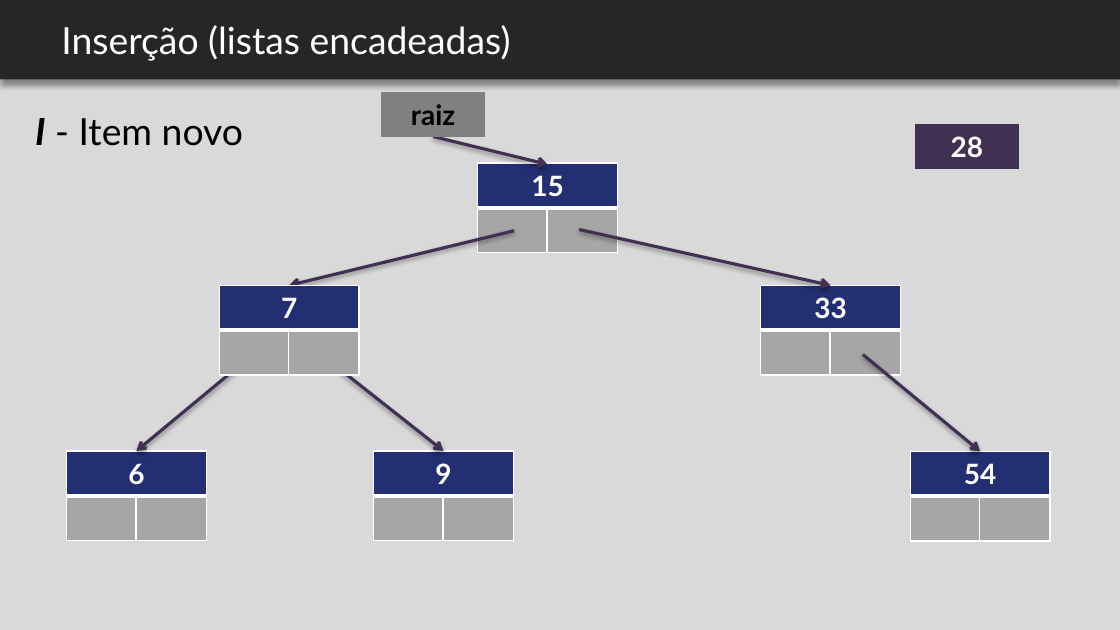
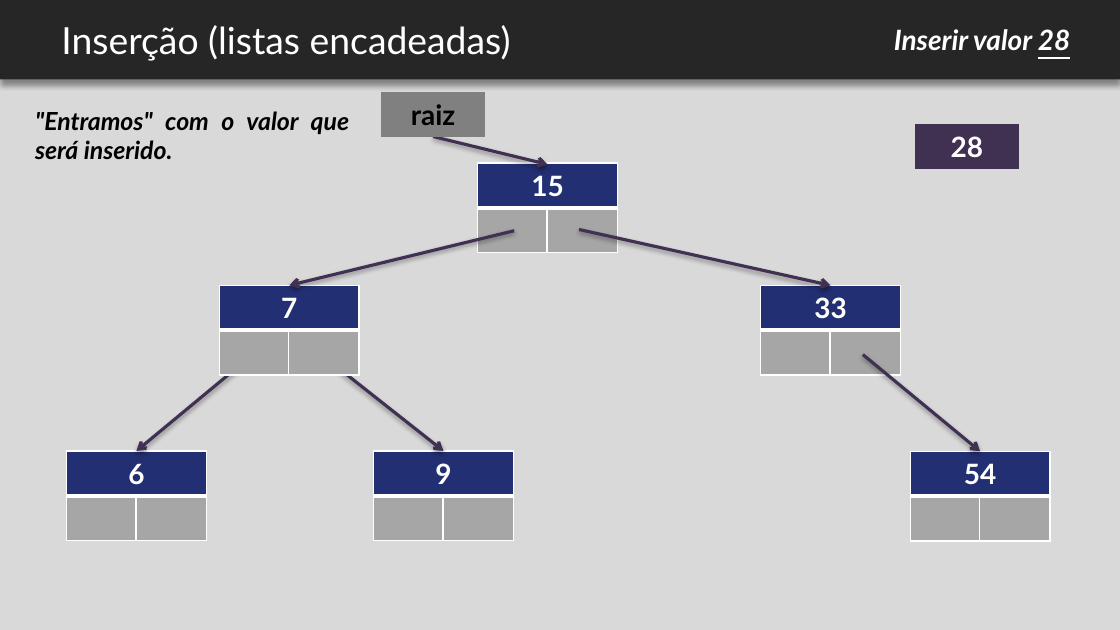
Before and after one commit to felipemarc/AED1_2016-2, a slide deck: slide 15 of ap_arvores/AED - arvores.pptx. Drawn at 1120x630 pixels with LibreOffice and Linux fonts; fonts in the diff are those of the drawing; background and template pictures are left out. Boxes give left, top, right and bottom in pixels: in the first picture for what was removed or moved away, otherwise in the second. Text is boxed around its words. In the diff, an @@ line names an element or a change of style, - is before the commit and + after.

```diff
--- a/ap_arvores/AED - arvores.pptx
+++ b/ap_arvores/AED - arvores.pptx
@@ text added at <box>894,29,1070,51</box>, 18 pt, text #FFFFFF, bold, italic @@
+Inserir valor 28
@@ text removed at <box>35,118,243,146</box> @@
-I - Item novo
@@ text added at <box>35,111,349,159</box>, 16 pt, text #000000, bold, italic @@
+"Entramos" com o valor que será inserido.
```
Also in this commit, not shown: 11 other slides changed, 1 slide added, 2 other files.
